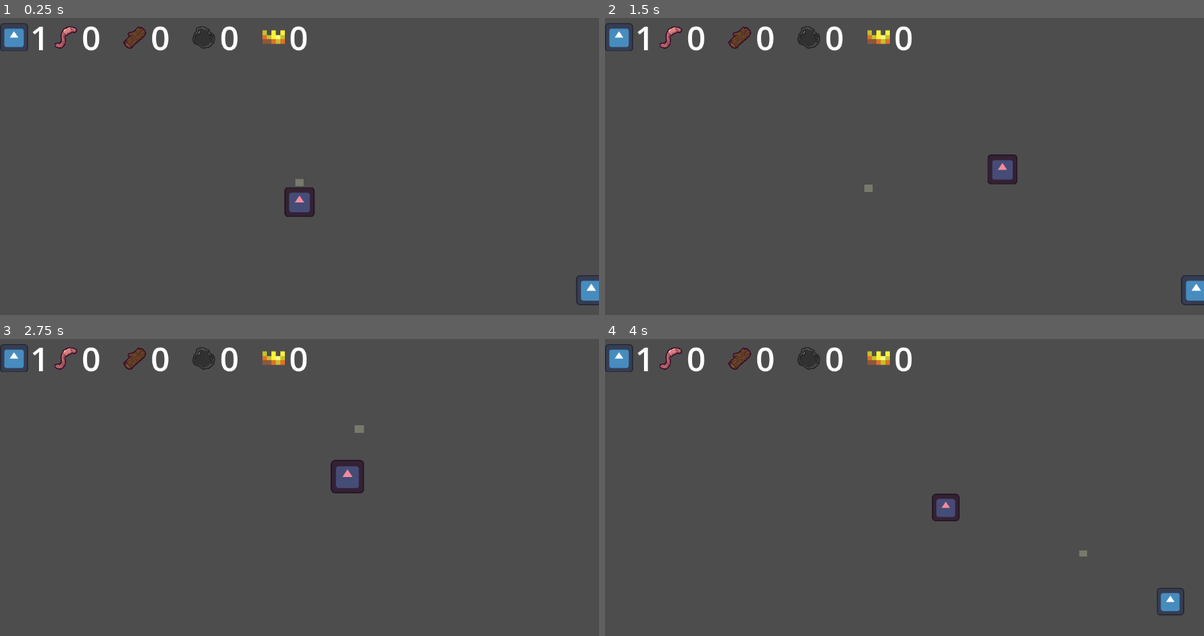
Above: before the commit, frames 1-4 (two rows, left to right).
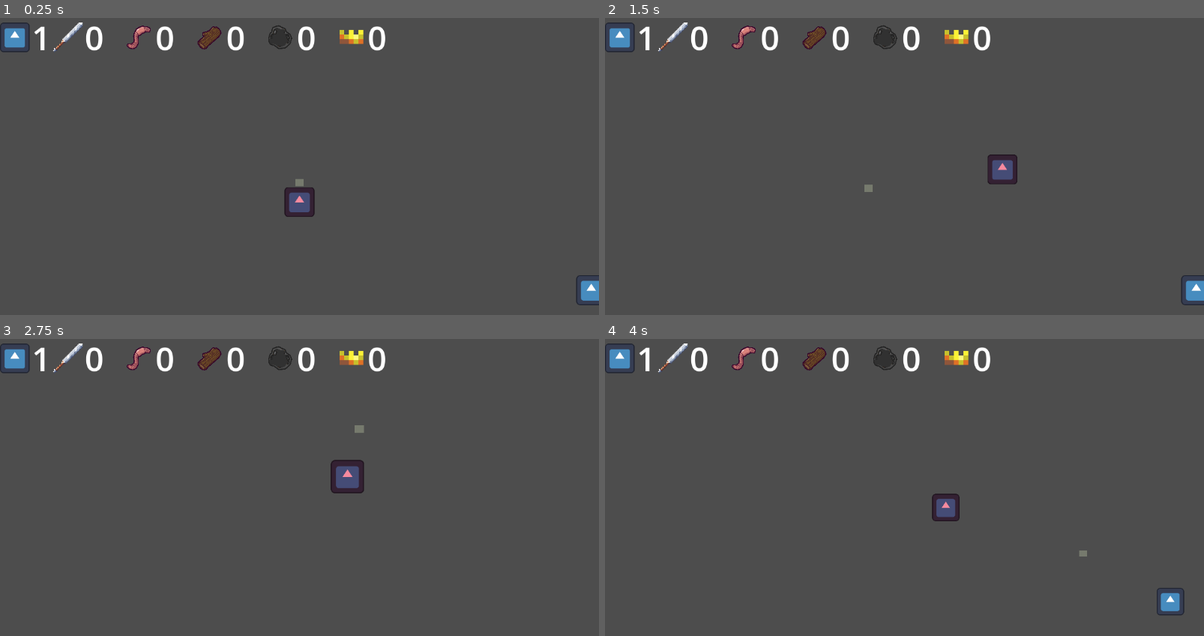
Above: after the commit, the same moments.

Repository: pradoh97/horde
Game: Godot game, scene res://level.tscn
The game is run twice, just before and just after one commit, with the same random seed, the same clock (stepped at 60 frames per second) and the same inputs. The engine's default icon, where the game draws it, is replaced by a stand-in: a white triangle on a blue panel in a dark square.
Inputs (mouse positions are in pixels of both pictures, inside the frame that each line leads up to):
- Up to frame 1 (0.25 s): no input
- Up to frame 2 (1.5 s): tap Enter at 0.5 s; move the mouse to (1036, 166) at 0.52 s; press the mouse at (1036, 166) at 0.53 s; release the mouse at (1036, 166) at 1.25 s; tap Space at 1.25 s; drag from (784, 199) to (1036, 166) at 1.27 s
- Up to frame 3 (2.75 s): move the mouse to (359, 428) at 2.02 s; hold Mouse wheel up (mouse_scroll_up) from 2.03 s (still down); click (359, 428) at 2.17 s
- Up to frame 4 (4 s): release Mouse wheel up (mouse_scroll_up) at 2.75 s; drag from (874, 570) to (952, 475) at 2.77 s; move the mouse to (1084, 552) at 3.52 s; hold Mouse wheel down (mouse_scroll_down) from 3.53 s (still down); click (1084, 552) at 3.67 s

The runs differ from the first frame. In frame 1, 2.1% of the frame differs, in the area x 0-65%, y 1-12%; in frame 2, 2.1%; in frame 3, 2.1%; in frame 4, 2.1%.

Commit message:
Add weapons and horde strength

Diff:
--- a/army/army.gd
+++ b/army/army.gd
@@ -15,6 +15,7 @@
 var free_minions: Array[Minion] = []
 var camera: Camera2D = null
 var level: Level = null
+var armed_minions: Array[Minion] = []
 
 # Called when the node enters the scene tree for the first time.
 func _ready():
@@ -71,6 +72,8 @@
 		minion.max_speed_left_behind = max_speed_left_behind
 	free_minions.append(minion)
 	get_level().update_horde_size()
+	get_level().update_horde_strength()
+
 
 func kill_minion(minion: Minion):
 	if minion.is_leading and minions.size() > 1:
@@ -79,10 +82,14 @@
 		assign_leader()
 	minions.erase(minion)
 	get_level().update_horde_size()
+	get_level().update_horde_strength()
 	minion_picked_collectible(minion)
 
 func minion_picked_collectible(minion: Minion):
 	free_minions.erase(minion)
+
+func minion_armed(minion: Minion):
+	armed_minions.append(minion)
 
 func minion_dropped_collectible(minion: Minion):
 	free_minions.append(minion)
--- a/minion/minion.gd
+++ b/minion/minion.gd
@@ -20,6 +20,7 @@
 var direction_counter: int = 0
 var queued_for_death: bool = false
 var resource_held: CollectibleResource = null
+var weapon_held: Weapon = null
 
 static func new_minion() -> Minion:
 	return minion_scene.instantiate()
@@ -74,18 +75,26 @@
 	army.kill_minion(self)
 	queue_free()
 
-func pick_resource(resource: CollectibleResource) -> bool:
+func pick_up_collectible(collectible: CollectibleResource) -> bool:
 	var picked_successfully: bool = false
 
-	if not resource_held:
-		resource_held = resource
-		$Resource.texture = resource.texture
+	if collectible is Weapon:
+		if not weapon_held:
+			weapon_held = collectible as Weapon
+			weapon_held.pick_random()
+			%Weapon.texture = weapon_held.texture
+			picked_successfully = true
+			army.minion_armed(self)
+			army.get_level().update_resource_count(collectible)
+	elif not resource_held:
+		resource_held = collectible
+		%Resource.texture = collectible.texture
 		picked_successfully = true
 		army.minion_picked_collectible(self)
 	else:
 		var free_minion = get_free_minion()
 		if free_minion:
-			picked_successfully = free_minion.pick_resource(resource)
+			picked_successfully = free_minion.pick_up_collectible(collectible)
 	return picked_successfully
 
 func drop_resource():
--- a/minion/minion.tscn
+++ b/minion/minion.tscn
@@ -112,4 +112,8 @@
 scale = Vector2(0.46875, 0.453125)
 texture = ExtResource("3_q51ak")
 
+[node name="Weapon" type="Sprite2D" parent="."]
+unique_name_in_owner = true
+position = Vector2(142, 0)
+
 [connection signal="area_entered" from="InfectArea" to="." method="_on_infect_area_area_entered"]
--- /dev/null
+++ b/resources/generators/weapon_rack.tscn
@@ -0,0 +1,50 @@
+[gd_scene load_steps=7 format=3 uid="uid://jlp2kdp37ndb"]
+
+[ext_resource type="Script" uid="uid://un16qyui8dc7" path="res://resources/generators/collectible_resource_generator.gd" id="1_skw07"]
+[ext_resource type="Resource" uid="uid://dv45l8s1nl74g" path="res://resources/weapon.tres" id="2_c3c41"]
+[ext_resource type="Texture2D" uid="uid://cejfgxl0dtadn" path="res://assets/Weapons/Axe_1/Axe_1_400%.png" id="3_c3c41"]
+[ext_resource type="Texture2D" uid="uid://crwy682xp0bhk" path="res://assets/Weapons/Sword_1/Sword_1_400%.png" id="4_noosq"]
+[ext_resource type="Texture2D" uid="uid://i7tly4j3nua" path="res://assets/Weapons/Sword_9/Sword_9_400%.png" id="5_bmkvk"]
+
+[sub_resource type="RectangleShape2D" id="RectangleShape2D_1ainy"]
+size = Vector2(244, 244)
+
+[node name="WeaponRack" type="Area2D"]
+collision_layer = 256
+collision_mask = 4
+script = ExtResource("1_skw07")
+collectible_generated = ExtResource("2_c3c41")
+
+[node name="Polygon2D" type="Polygon2D" parent="."]
+position = Vector2(27, 0)
+invert_enabled = true
+invert_border = 10.0
+polygon = PackedVector2Array(-241, -151, -241, 161, 173, 161, 173, -151)
+
+[node name="Sprite2D" type="Sprite2D" parent="."]
+scale = Vector2(1.0555557, 1.0555556)
+texture = ExtResource("3_c3c41")
+region_rect = Rect2(0, 0, 90, 96)
+
+[node name="Sprite2D2" type="Sprite2D" parent="."]
+position = Vector2(-35, -30)
+rotation = -0.5235988
+texture = ExtResource("4_noosq")
+
+[node name="Sprite2D3" type="Sprite2D" parent="."]
+position = Vector2(15, 56)
+rotation = 0.7853982
+texture = ExtResource("5_bmkvk")
+
+[node name="CollisionShape2D" type="CollisionShape2D" parent="."]
+shape = SubResource("RectangleShape2D_1ainy")
+
+[node name="Label" type="Label" parent="."]
+offset_left = -230.0
+offset_top = -318.0
+offset_right = 259.0
+offset_bottom = -143.0
+theme_override_font_sizes/font_size = 128
+horizontal_alignment = 1
+
+[connection signal="body_entered" from="." to="." method="_on_body_entered"]
--- /dev/null
+++ b/resources/weapon.gd
@@ -0,0 +1,5 @@
+class_name Weapon extends CollectibleResource
+@export var available_textures: Array[Texture2D]
+
+func pick_random():
+	texture = available_textures.pick_random()
--- /dev/null
+++ b/resources/weapon.tres
@@ -0,0 +1,18 @@
+[gd_resource type="Resource" script_class="Weapon" load_steps=12 format=3 uid="uid://dv45l8s1nl74g"]
+
+[ext_resource type="Texture2D" uid="uid://cejfgxl0dtadn" path="res://assets/Weapons/Axe_1/Axe_1_400%.png" id="1_jb2me"]
+[ext_resource type="Texture2D" uid="uid://puthkcl8lamb" path="res://assets/Weapons/Dagger_1/Dagger_1_400%.png" id="2_qc7t2"]
+[ext_resource type="Texture2D" uid="uid://ceaeda8qu2net" path="res://assets/Weapons/Fork_1/Fork_1_400%.png" id="3_2lxx5"]
+[ext_resource type="Texture2D" uid="uid://b4n1wsysiksvu" path="res://assets/Weapons/Halberd_1/Halberd_1_400%.png" id="4_nboxh"]
+[ext_resource type="Texture2D" uid="uid://bunijyf5rxdqi" path="res://assets/Weapons/Scythe_1/Scythe_1_400%.png" id="5_6osje"]
+[ext_resource type="Texture2D" uid="uid://7vcba7wpl7yb" path="res://assets/Weapons/Scythe_2/Scythe_2_400%.png" id="6_upcfj"]
+[ext_resource type="Texture2D" uid="uid://cpj8brb1i7ke1" path="res://assets/Weapons/Spear_1/Spear_1_400%.png" id="7_blxqs"]
+[ext_resource type="Texture2D" uid="uid://dfbd7w43bn7t3" path="res://assets/Weapons/Staff_1/Staff_1_400%.png" id="8_1clcy"]
+[ext_resource type="Texture2D" uid="uid://crwy682xp0bhk" path="res://assets/Weapons/Sword_1/Sword_1_400%.png" id="9_r3ywq"]
+[ext_resource type="Texture2D" uid="uid://i7tly4j3nua" path="res://assets/Weapons/Sword_9/Sword_9_400%.png" id="10_ku1of"]
+[ext_resource type="Script" uid="uid://crdkenqflrsr7" path="res://resources/weapon.gd" id="11_yngc0"]
+
+[resource]
+script = ExtResource("11_yngc0")
+available_textures = Array[Texture2D]([ExtResource("1_jb2me"), ExtResource("2_qc7t2"), ExtResource("3_2lxx5"), ExtResource("4_nboxh"), ExtResource("5_6osje"), ExtResource("6_upcfj"), ExtResource("7_blxqs"), ExtResource("8_1clcy"), ExtResource("9_r3ywq"), ExtResource("10_ku1of")])
+metadata/_custom_type_script = "uid://crdkenqflrsr7"
--- a/ui.gd
+++ b/ui.gd
@@ -12,5 +12,8 @@
 func update_horde_size_label(new_value: int = 0):
 	%HordeSize.text = str(new_value)
 
+func update_horde_strength_label(new_value: int = 0):
+	%HordeStrength.text = str(new_value)
+
 func update_king_count_label(new_value: int = 0):
 	%KingCount.text = str(new_value)
--- a/ui.tscn
+++ b/ui.tscn
@@ -1,18 +1,21 @@
-[gd_scene load_steps=6 format=3 uid="uid://cv8bjon3iyvf4"]
+[gd_scene load_steps=8 format=3 uid="uid://cv8bjon3iyvf4"]
 
 [ext_resource type="Texture2D" uid="uid://cvxgjdnf4ic5e" path="res://assets/Worm.png" id="1_27fn8"]
 [ext_resource type="Texture2D" uid="uid://os84bgw76vq" path="res://icon.svg" id="1_ibotj"]
+[ext_resource type="Script" uid="uid://cbc56xpus8sv2" path="res://ui.gd" id="1_y4yjw"]
+[ext_resource type="Texture2D" uid="uid://crwy682xp0bhk" path="res://assets/Weapons/Sword_1/Sword_1_400%.png" id="2_n5ude"]
 [ext_resource type="Texture2D" uid="uid://dteeqtomkve4" path="res://assets/Wood.png" id="2_nltto"]
 [ext_resource type="Texture2D" uid="uid://bb8n2voct7ge7" path="res://assets/Stone.png" id="3_ibotj"]
 [ext_resource type="Texture2D" uid="uid://tnan5c0opfkr" path="res://assets/crown.png" id="5_n5ude"]
 
 [node name="UI" type="CanvasLayer"]
+script = ExtResource("1_y4yjw")
 
 [node name="HBoxContainer" type="HBoxContainer" parent="."]
 anchors_preset = -1
 anchor_right = 0.16800001
 anchor_bottom = 0.13700001
-offset_right = 433.464
+offset_right = 584.464
 offset_bottom = 0.2239914
 
 [node name="HordeIcon" type="TextureRect" parent="HBoxContainer"]
@@ -23,6 +26,20 @@
 stretch_mode = 5
 
 [node name="HordeSize" type="Label" parent="HBoxContainer"]
+unique_name_in_owner = true
+layout_mode = 2
+theme_override_font_sizes/font_size = 64
+text = "0  "
+horizontal_alignment = 1
+
+[node name="StrengthIcon" type="TextureRect" parent="HBoxContainer"]
+layout_mode = 2
+size_flags_horizontal = 3
+texture = ExtResource("2_n5ude")
+expand_mode = 4
+stretch_mode = 5
+
+[node name="HordeStrength" type="Label" parent="HBoxContainer"]
 unique_name_in_owner = true
 layout_mode = 2
 theme_override_font_sizes/font_size = 64
Binary file added: assets/Weapons/Axe_1/Axe_1.aseprite
Binary file added: assets/Weapons/Axe_1/Axe_1_100%.png
Not shown, added: assets/Weapons/Axe_1/Axe_1_100%.png.import
Binary file added: assets/Weapons/Axe_1/Axe_1_200%.png
Not shown, added: assets/Weapons/Axe_1/Axe_1_200%.png.import
Binary file added: assets/Weapons/Axe_1/Axe_1_400%.png
Not shown, added: assets/Weapons/Axe_1/Axe_1_400%.png.import
Binary file added: assets/Weapons/Dagger_1/Dagger.aseprite
Binary file added: assets/Weapons/Dagger_1/Dagger_1_100%.png
Not shown, added: assets/Weapons/Dagger_1/Dagger_1_100%.png.import
Binary file added: assets/Weapons/Dagger_1/Dagger_1_200%.png
Not shown, added: assets/Weapons/Dagger_1/Dagger_1_200%.png.import
(and 130 more such lines)
